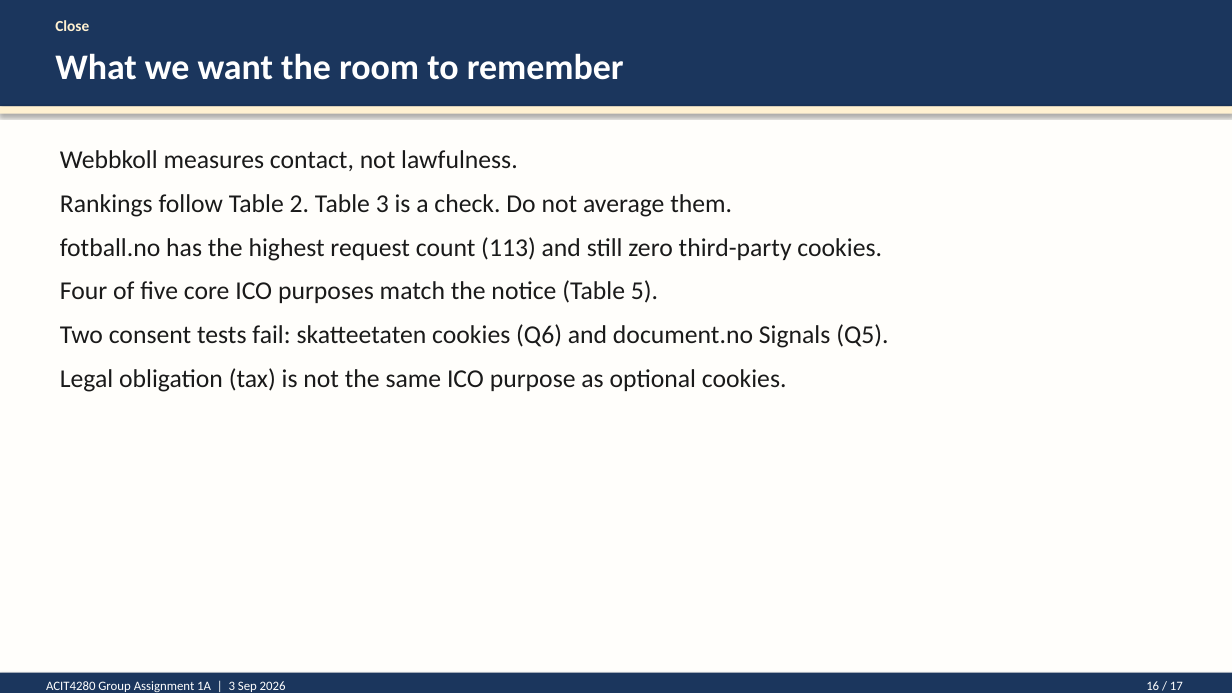
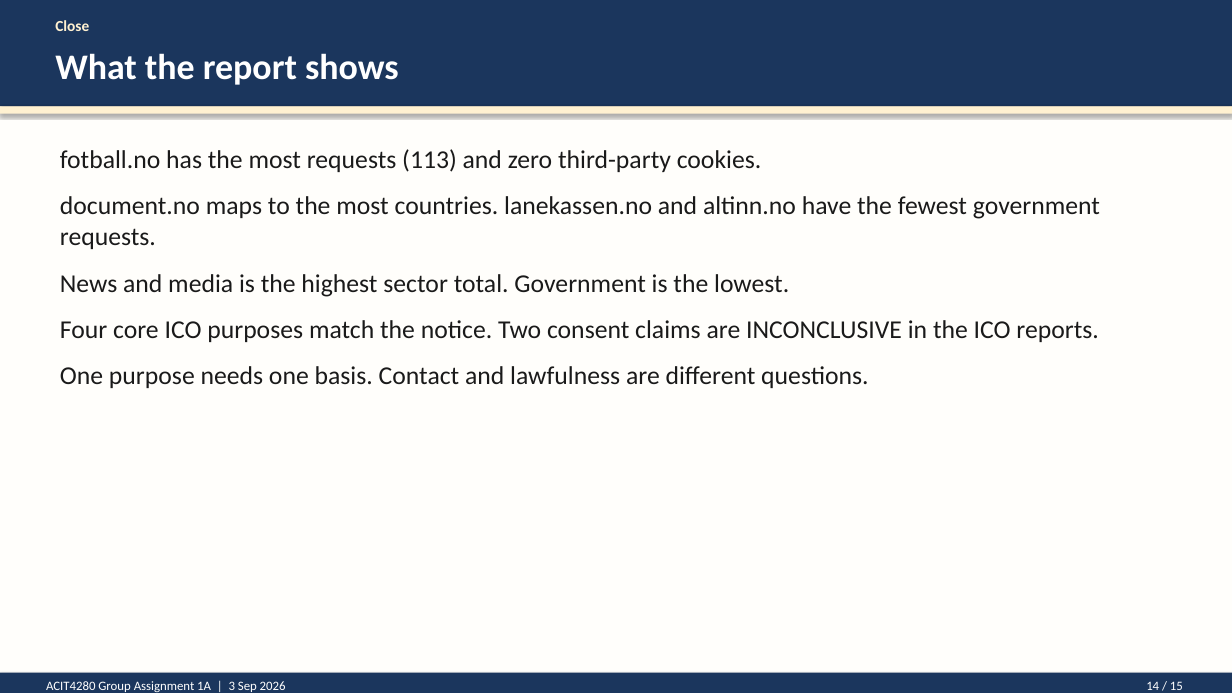
Before and after one commit to kasa031/Bacheloroppgave, a slide deck: slide 14 of ACIT4280_1A_presentation.pptx (slide 16 before the commit). Drawn at 1232x693 pixels with LibreOffice and Linux fonts; fonts in the diff are those of the drawing. Boxes give left, top, right and bottom in pixels: in the first picture for what was removed or moved away, otherwise in the second. Text is boxed around its words. In the diff, an @@ line names an element or a change of style, - is before the commit and + after.

```diff
--- a/ACIT4280_1A_presentation.pptx
+++ b/ACIT4280_1A_presentation.pptx
@@ text at bbox=[55, 53, 399, 85]: text changed @@
-What we want the room to remember
+What the report shows
@@ text at bbox=[60, 149, 1100, 388]: text changed @@
-Webbkoll measures contact, not lawfulness.
-Rankings follow Table 2. Table 3 is a check. Do not average them.
-fotball.no has the highest request count (113) and still zero third-party cookies.
-Four of five core ICO purposes match the notice (Table 5).
-Two consent tests fail: skatteetaten cookies (Q6) and document.no Signals (Q5).
-Legal obligation (tax) is not the same ICO purpose as optional cookies.
+fotball.no has the most requests (113) and zero third-party cookies.
+document.no maps to the most countries. lanekassen.no and altinn.no have the fewest government requests.
+News and media is the highest sector total. Government is the lowest.
+Four core ICO purposes match the notice. Two consent claims are INCONCLUSIVE in the ICO reports.
+One purpose needs one basis. Contact and lawfulness are different questions.
@@ text at bbox=[1146, 681, 1183, 690]: text changed @@
-16 / 17
+14 / 15
```
Also in this commit, not shown: 13 other slides changed, 2 slides removed, 4 other files.
